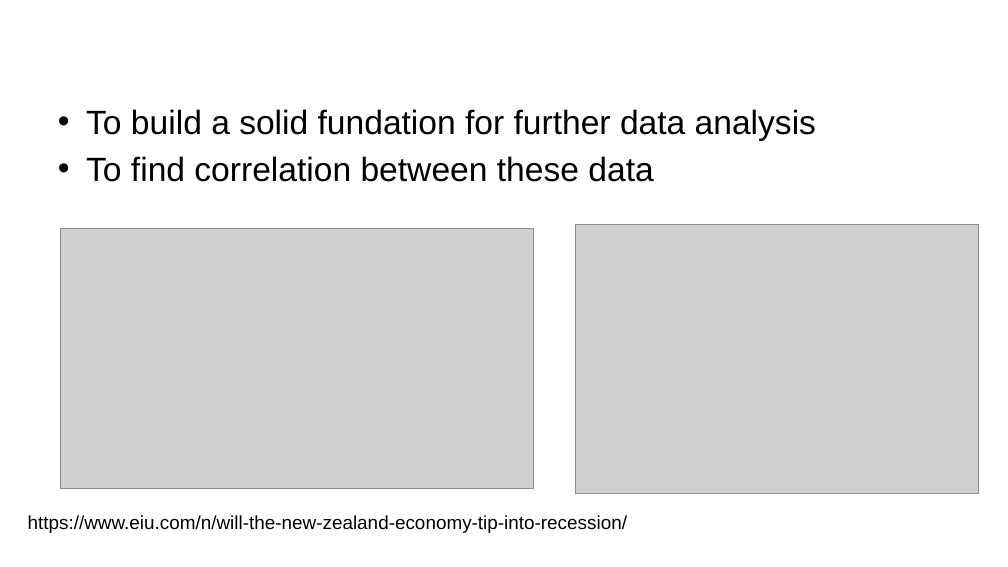
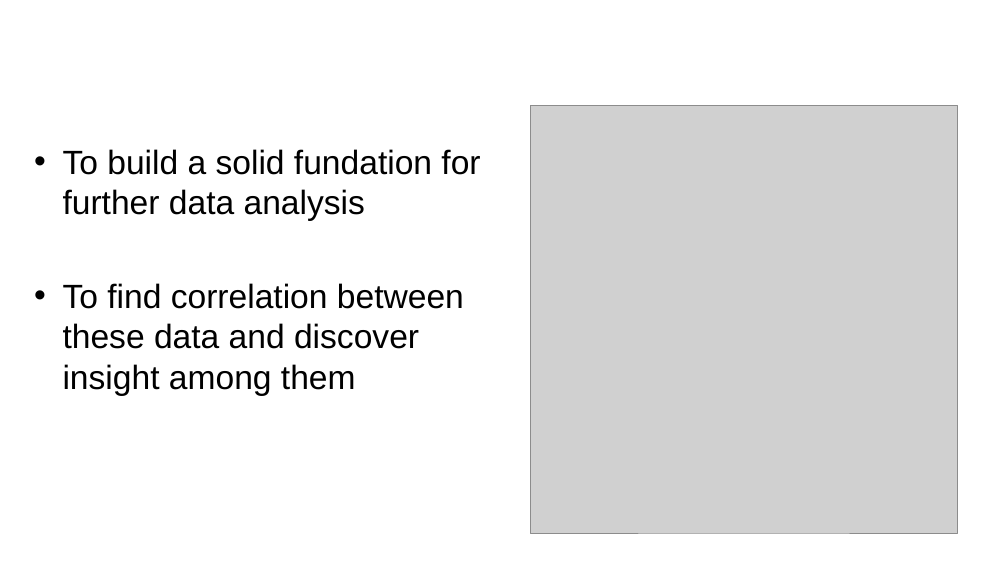
Before and after one commit to ansrali/data422-group-project, a slide deck: slide 8 of Group Project Presentation.pptx. Drawn at 1008x567 pixels with LibreOffice and Linux fonts; fonts in the diff are those of the drawing; grey boxes stand for pictures; background and template pictures are left out. Boxes give left, top, right and bottom in pixels: in the first picture for what was removed or moved away, otherwise in the second. Text is boxed around its words. In the diff, an @@ line names an element or a change of style, - is before the commit and + after.

Commit message:
update data visiluation jc file

```diff
--- a/Group Project Presentation.pptx
+++ b/Group Project Presentation.pptx
@@ picture: place and size @@
-picture at [575,225,979,494]
+picture at [530,106,958,534]
@@ text "To build a solid fundation ...": place and size @@
-text "To build a solid fundation ..." at [86,109,816,182]
+text "To build a solid fundation ..." at [63,149,480,396]
@@ picture removed at [60,229,533,489] @@
@@ text at [63,283,464,396]: text changed @@
-• To find correlation between these data
+• To find correlation between these data and discover insight among them
@@ text removed at [28,515,627,533] @@
-https://www.eiu.com/n/will-the-new-zealand-economy-tip-into-recession/
```
Also in this commit, not shown: 9 other slides changed, 1 slide added, 3 slides removed, 1 other file.
